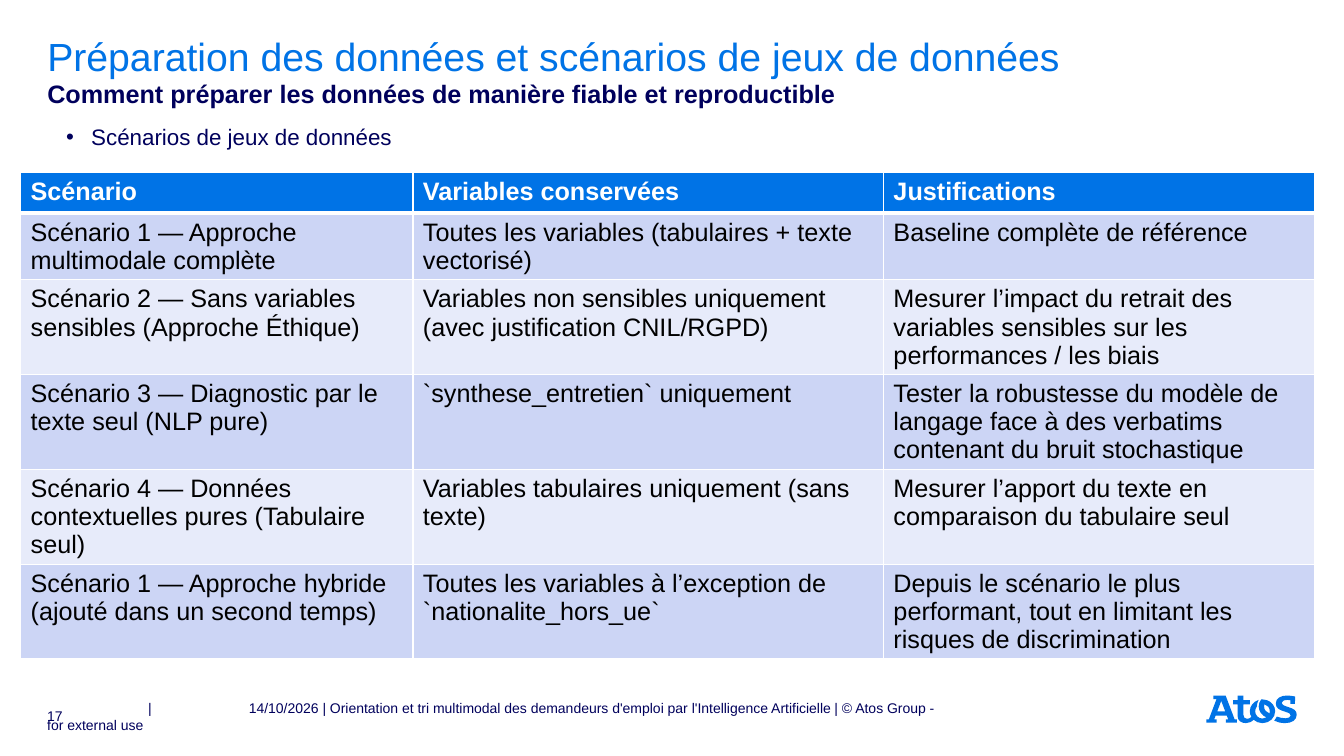
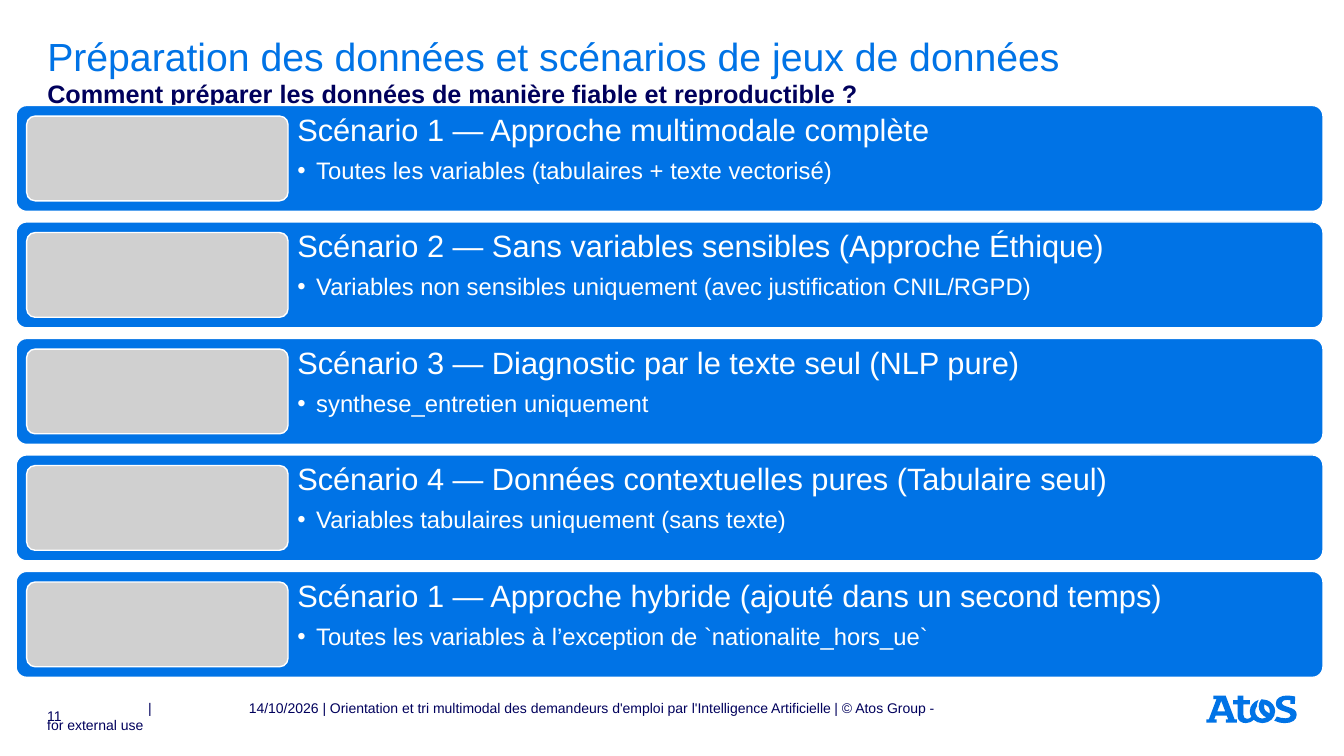
Before and after one commit to rbatos/Cas_usage_certif, a slide deck: slide 11 of presentation/Support_soutenance_certif.pptx (slide 17 before the commit). Drawn at 1344x756 pixels with LibreOffice and Linux fonts; fonts in the diff are those of the drawing; grey boxes stand for pictures. Boxes give left, top, right and bottom in pixels: in the first picture for what was removed or moved away, otherwise in the second. Text is boxed around its words. In the diff, an @@ line names an element or a change of style, - is before the commit and + after.

Commit message:
Docs(Presentation) Correction du spport de présentation qui n'était pas terrible et trop long + petite correction sur le notebook pour remonter l'ajout de S1 hybride dans le chapitre 5.2 pour l'avoir lors de la première validation croisée et non qu'à partir des modifications des hyperparametres

```diff
--- a/presentation/Support_soutenance_certif.pptx
+++ b/presentation/Support_soutenance_certif.pptx
@@ text at [47,84,835,109]: text changed @@
-Comment préparer les données de manière fiable et reproductible
+Comment préparer les données de manière fiable et reproductible ?
@@ text removed at [91,128,392,150] @@
-• Scénarios de jeux de données
@@ table removed at [20,172,1315,688], 6 rows, 3 columns @@
-Scénario | Variables conservées | Justifications
-Scénario 1 — Approche multimodale complète | Toutes les variables (tabulaires + texte vectorisé) | Baseline complète de référence
-Scénario 2 — Sans variables sensibles (Approche Éthique) | Variables non sensibles uniquement (avec justification CNIL/RGPD) | Mesurer l’impact du retrait des variables sensibles sur les performances / les biais
-Scénario 3 — Diagnostic par le texte seul (NLP pure) | `synthese_entretien` uniquement | Tester la robustesse du modèle de langage face à des verbatims contenant du bruit stochastique
-Scénario 4 — Données contextuelles pures (Tabulaire seul) | Variables tabulaires uniquement (sans texte) | Mesurer l’apport du texte en comparaison du tabulaire seul
-Scénario 1 — Approche hybride (ajouté dans un second temps) | Toutes les variables à l’exception de `nationalite_hors_ue` | Depuis le scénario le plus performant, tout en limitant les risques de discrimination
@@ group added at [16,106,1324,678]: 5 rounded rectangles, 5 texts, 5 pictures @@
+Scénario 1 — Approche multimodale complète
+  • Toutes les variables (tabulaires + texte vectorisé)
+Scénario 2 — Sans variables sensibles (Approche Éthique)
+  • Variables non sensibles uniquement (avec justification CNIL/RGPD)
+Scénario 3 — Diagnostic par le texte seul (NLP pure)
+  • synthese_entretien uniquement
+Scénario 4 — Données contextuelles pures (Tabulaire seul)
+  • Variables tabulaires uniquement (sans texte)
+Scénario 1 — Approche hybride (ajouté dans un second temps)
+  • Toutes les variables à l’exception de `nationalite_hors_ue`
@@ page number at [47,711,61,725]: text changed @@
-17
+11
```
Also in this commit, not shown: 25 other slides changed, 18 slides removed, 2 other files.
